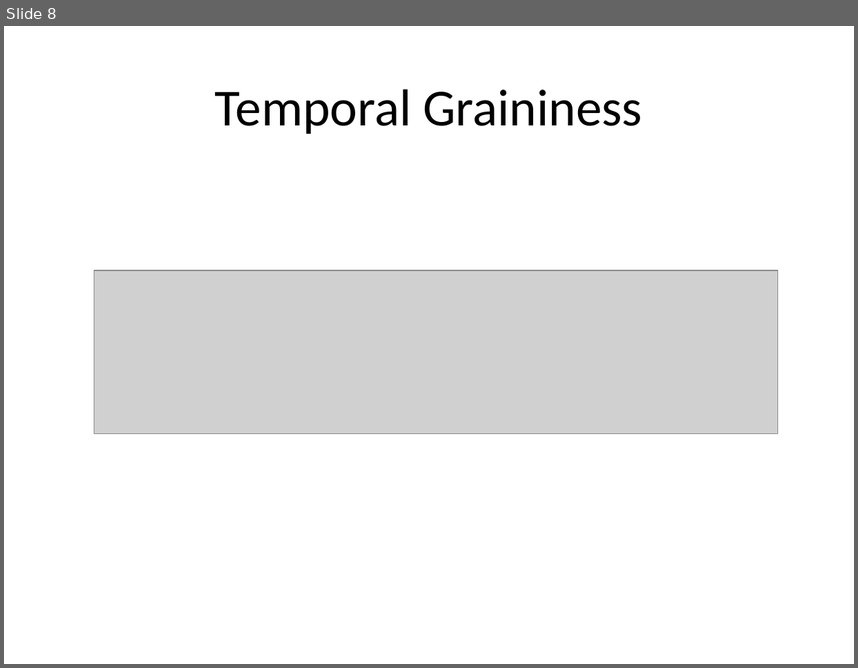
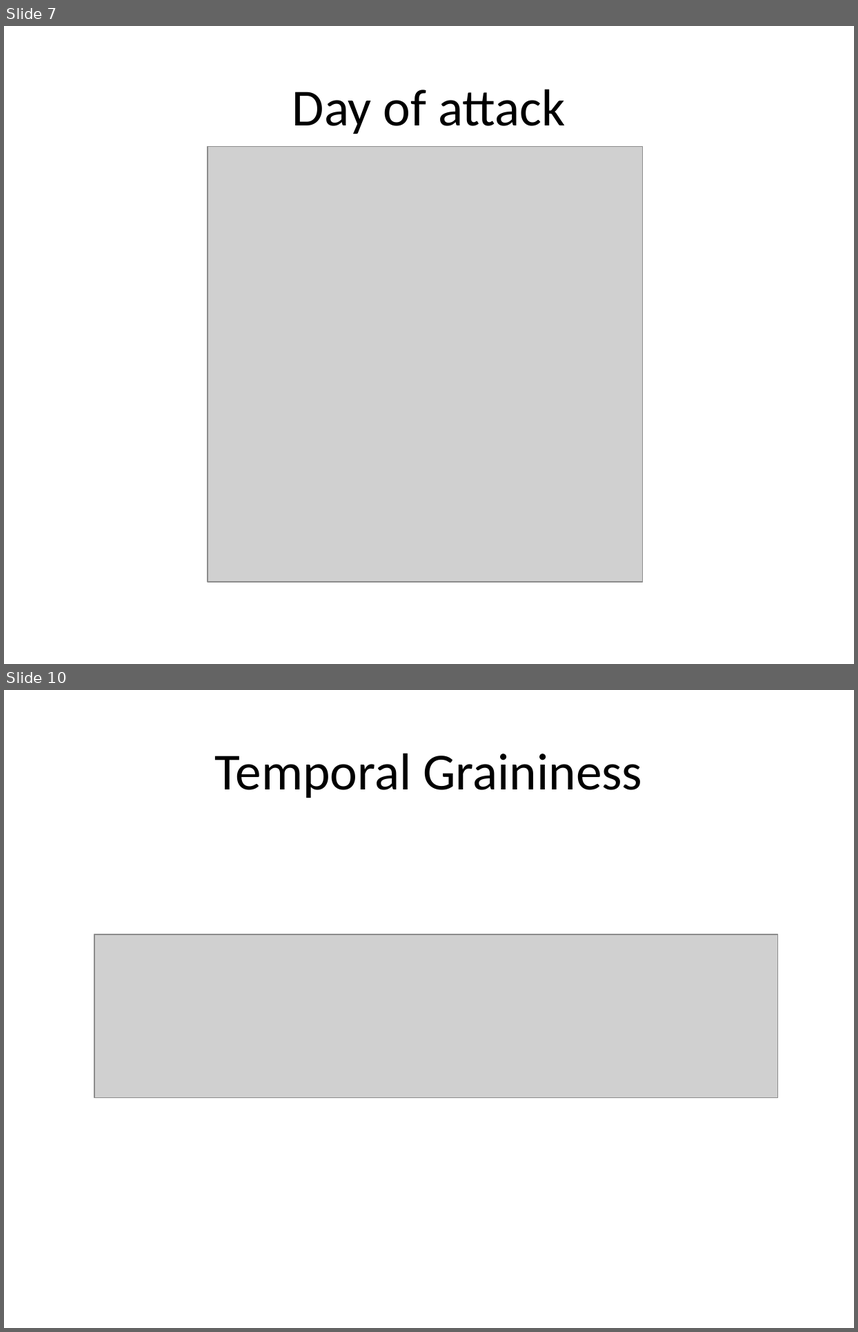
Before and after one commit to NasrK/streamline-hackathon-boilerplate, a slide deck: Team Happiness.pptx. Shown one above the other, each under a label of ours: slide 8 before the commit, slides 7 and 10 after it; the slides between them are not shown. The pictures are 858x668 and 858x1332 pixels, drawn with LibreOffice and Linux fonts; fonts in the diff are those of the drawing; grey boxes stand for pictures. Boxes give left, top, right and bottom in pixels: in the first picture for what was removed or moved away, otherwise in the second. Text is boxed around its words. In the diff, an @@ line names an element or a change of style, - is before the commit and + after.

```diff
--- a/Team Happiness.pptx
+++ b/Team Happiness.pptx
@@ slide 7 added at box(4, 26, 854, 664), background #FFFFFF @@
@@ text added at box(292, 89, 565, 134), 44 pt, text #000000 @@
+Day of attack
@@ picture added at box(208, 147, 643, 582) @@
@@ what was slide 8 is now slide 10 @@
```
Also in this commit, not shown: 8 slides changed, 1 other slide added, 3 slides removed.
